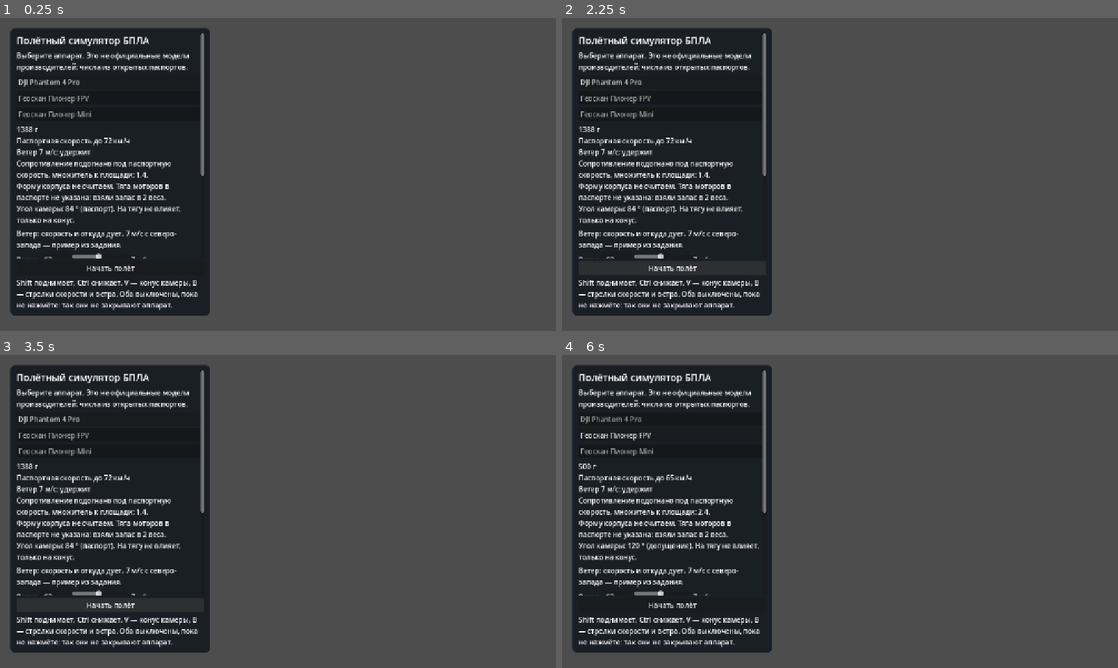
Above: before the commit, frames 1-4 (two rows, left to right).
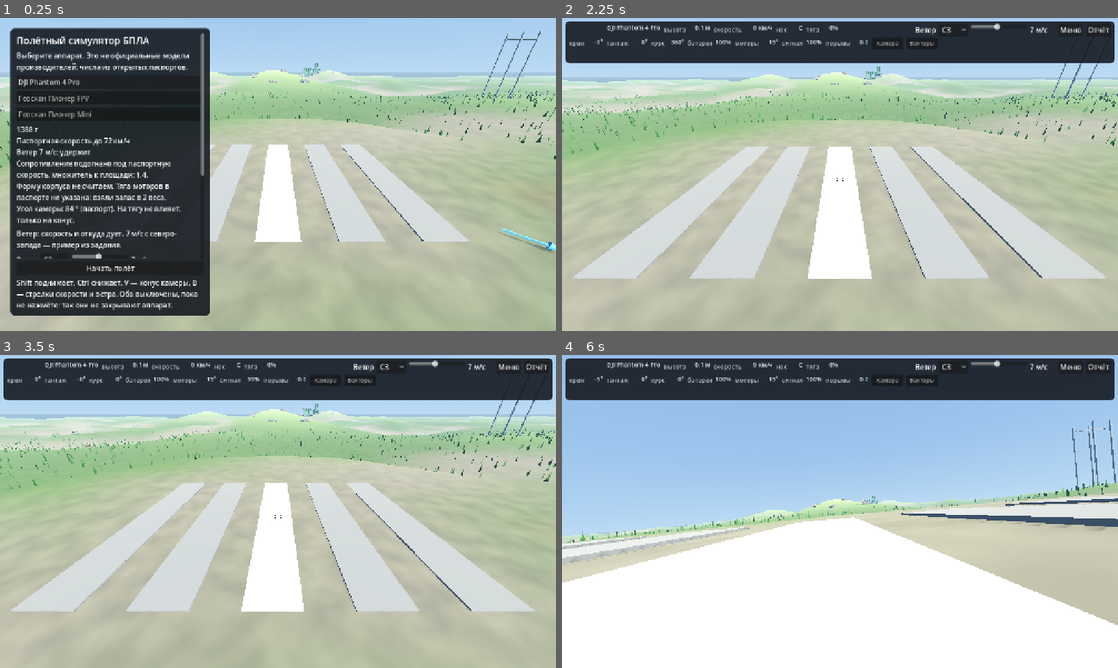
Above: after the commit, the same moments.

Repository: Melkor-code/infoteh
Game: Godot game, scene res://scenes/main.tscn
Two runs of this game, one before a commit and one after it. Both use one fixed random seed, a clock stepped at 60 frames per second and the inputs below.
Inputs (mouse positions are in pixels of both pictures, inside the frame that each line leads up to):
- Up to frame 1 (0.25 s): no input
- Up to frame 2 (2.25 s): click "Старт на площадке" at 0.5 s; click "Старт на площадке" at 1.25 s; click "Начать полёт" at 2 s
- Up to frame 3 (3.5 s): click (111, 605) at 2.75 s, where only the run before the commit has a clickable "Начать полёт"
- Up to frame 4 (6 s): click (673, 417) at 3.5 s, where only the run before the commit has a clickable "DJI Phantom 4 Pro"; click "СЗ" at 4.25 s; click (673, 436) at 5 s, where only the run before the commit has a clickable "Геоскан Пионер FPV"; tap Enter at 5.75 s; move the mouse to (962, 495) at 5.77 s; hold D from 5.78 s (still down); tap C at 5.85 s; click (962, 495) at 5.92 s

The runs differ from the first frame. In frame 1, 67% of the frame differs, in the area x 0-100%, y 0-100%; in frame 2, 96%; in frame 3, 96%; in frame 4, 96%.
Error before the commit: Parse Error: Cannot infer the type of "dir" variable because the value doesn't have a set type. (res://scripts/range_field.gd:604)

Commit message:
fix: задать тип веткам дуба, чтобы скрипт читался
Godot 4.7 не выводит тип у элемента обычного массива. Из-за этого := на dir и tip останавливал запуск.

Co-authored-by: arena-agent <297053741+arena-agent@users.noreply.github.com>

Diff:
--- a/scripts/range_field.gd
+++ b/scripts/range_field.gd
@@ -599,12 +599,12 @@
 	var bark := Color(0.36, 0.23, 0.12)
 	var leaf := Color(0.16, 0.42, 0.15).lerp(Color(0.26, 0.5, 0.18), jitter * 3.0)
 	_add_cylinder(tool, Vector3.ZERO, Vector3.UP, 0.34, 0.2, 2.35, bark, 6)
-	var arms := [Vector3(1.1, 0.65, 0.28), Vector3(-1.0, 0.72, 0.4), Vector3(0.22, 0.8, -1.1), Vector3(-0.3, 0.5, 1.0)]
+	var arms: Array[Vector3] = [Vector3(1.1, 0.65, 0.28), Vector3(-1.0, 0.72, 0.4), Vector3(0.22, 0.8, -1.1), Vector3(-0.3, 0.5, 1.0)]
 	for arm in arms:
-		var dir := arm.normalized()
+		var dir: Vector3 = arm.normalized()
 		var start := Vector3(0.0, 1.7 + jitter, 0.0)
 		_add_cylinder(tool, start, dir, 0.08, 0.04, arm.length(), bark, 5)
-		var tip := start + dir * arm.length()
+		var tip: Vector3 = start + dir * arm.length()
 		_add_cylinder(tool, tip + Vector3(0.0, -0.15, 0.0), Vector3.UP, 0.78, 0.07, 1.25, leaf, 6)
 
 
